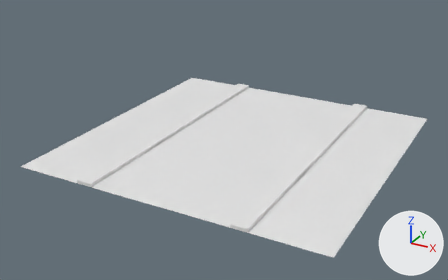
An edit to the OBJ model data/mars/maps/import/map0/blvd_main.obj, drawn before and after from the same camera.
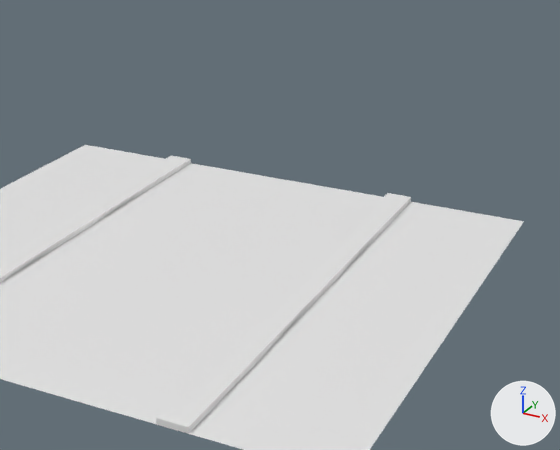
The first picture shows the older version from a 50 mm lens placed at (1.38, -2.71, 1.34), pointed at (-0.04, -0.13, 0.05). The close-ups show both versions on the part from 33% to 100% of the width and 0% to 86% of the height of that picture. Every picture has the same lights, and +X, +Y and +Z are marked at lower right. Where no turn or scale is listed for an object, it has been applied to the vertices.

Objects in the first close-up: 'blvd_main_Plane.002'.
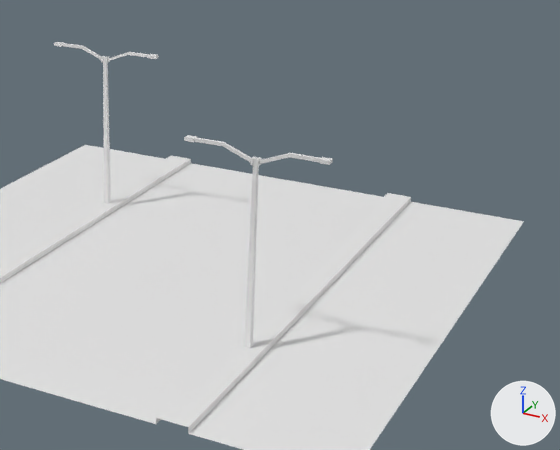
Location of each change, (x1, y1, x2, y2) in pixels of the close-ups (560 x 450 px):
'blvd_main_Plane.002', reshaped: before (0, 145, 524, 450); after (0, 42, 524, 450)
part 1 of me_blvd_main_plane_002, added: after (184, 135, 255, 165)
part 2 of me_blvd_main_plane_002, added: after (256, 153, 333, 166)
part 3 of me_blvd_main_plane_002, added: after (54, 42, 105, 62)
part 4 of me_blvd_main_plane_002, added: after (105, 52, 158, 63)
part 5 of me_blvd_main_plane_002, built on: before (2, 147, 435, 434); after (2, 57, 435, 434)

Patch to the scene script:
```diff
--- a/data/mars/maps/import/map0/blvd_main.obj.py
+++ b/data/mars/maps/import/map0/blvd_main.obj.py
@@ me_blvd_main_plane_002 @@
 # used by ob_blvd_main_plane_002; location = (0.0, 0.0, 0.0)
-me_blvd_main_plane_002.from_pydata(...)  # 64 vertices, 49 faces; spans x -0.8..0.8, y -0.8..0.8, z 0.0..0.02
+me_blvd_main_plane_002.from_pydata(...)  # 219 vertices, 186 faces; spans x -0.8..0.8, y -0.8..0.8, z 0.0..0.52
+# me_blvd_main_plane_002 part 1: a new loose piece of 28 vertices spanning x 0.22..0.4, y -0.41..-0.39, z 0.48..0.52, in mat_marsnull (white #e7e7e7)
+# me_blvd_main_plane_002 part 2: a new loose piece of 28 vertices spanning x 0.4..0.58, y -0.41..-0.39, z 0.48..0.52, in mat_marsnull (white #e7e7e7)
+# me_blvd_main_plane_002 part 3: a new loose piece of 28 vertices spanning x -0.58..-0.4, y 0.27..0.29, z 0.47..0.51, in mat_marsnull (white #e7e7e7)
+# me_blvd_main_plane_002 part 4: a new loose piece of 28 vertices spanning x -0.39..-0.22, y 0.27..0.29, z 0.47..0.51, in mat_marsnull (white #e7e7e7)
+# me_blvd_main_plane_002 part 5
+# 13 faces are deleted
+# 19 vertices are added at x -0.8..0.8, y -0.41..0.53, z 0.0..0.5
+# 11 new vertices lie (0.18, 0.0, 0.0) away from vertices in x -0.8..0.44, y -0.8..0.8, z 0.0
+# 7 new vertices lie (0.36, 0.0, 0.0) away from vertices in x -0.36, y -0.8..0.8, z 0.0
+# 6 new vertices lie (0.0, 0.27, 0.0) away from vertices in x -0.8..0.8, y -0.8..-0.27, z 0.0
+# 46 new faces join them
 me_blvd_main_plane_002.materials.append(mat_marsnull)
```
